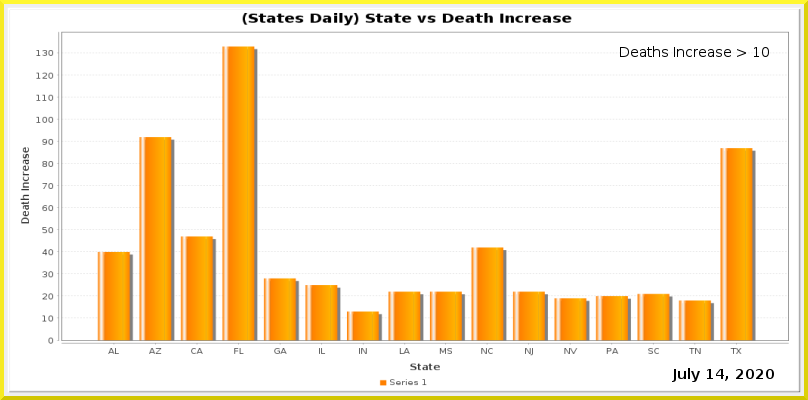
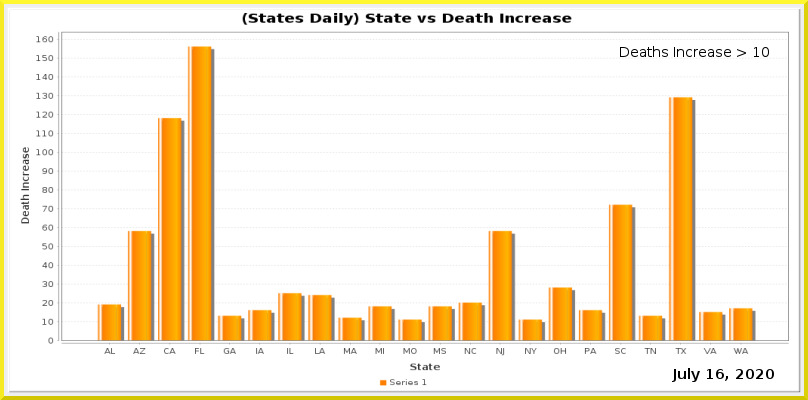
Two versions of the same layered image (808 × 400). Layer-by-layer changes:
painted on "Current Date" over [716,369,724,379]
painted on "Date_vs_TestIncrease.png" over [36,36,789,356]
